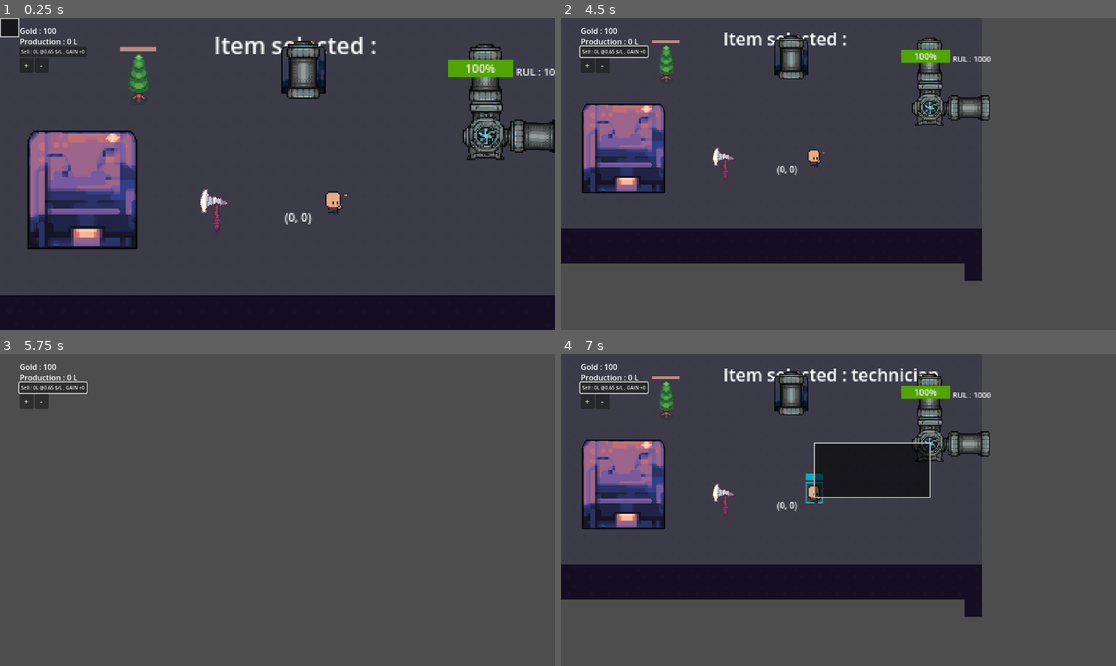
Above: before the commit, frames 1-4 (two rows, left to right).
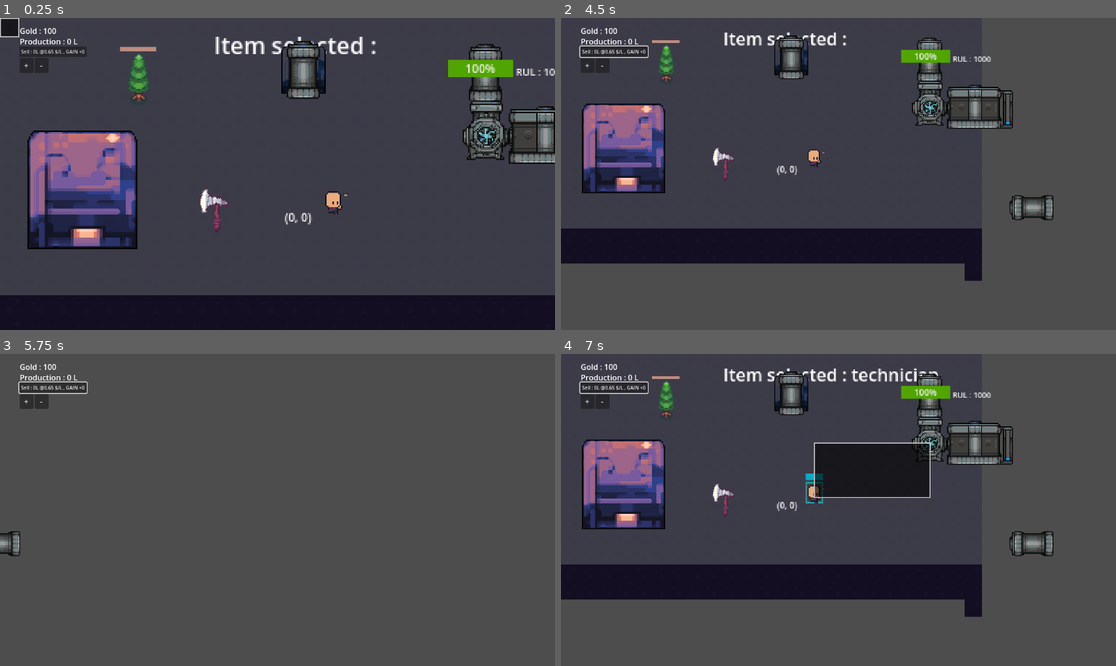
Above: after the commit, the same moments.

Repository: hsn-baqshi/maintenance_game
Game: Godot game, scene res://scenes/world.tscn
The game is run twice, just before and just after one commit, with the same random seed, the same clock (stepped at 60 frames per second) and the same inputs. The project has no main scene, so this scene is started directly. The engine's default icon, where the game draws it, is replaced by a stand-in: a white triangle on a blue panel in a dark square.
Inputs (mouse positions are in pixels of both pictures, inside the frame that each line leads up to):
- Up to frame 1 (0.25 s): no input
- Up to frame 2 (4.5 s): click "+" at 0.5 s; click "-" at 1.25 s; click "Sell : 0L @0.65 $/L , GAIN +0" at 2 s; tap Enter at 2.75 s; drag from (644, 189) to (699, 99) at 2.77 s; drag from (605, 174) to (699, 99) at 3.52 s; move the mouse to (1043, 133) at 4.27 s; hold Right (ui_right) from 4.28 s (still down); tap Mouse wheel down (WheelDown) at 4.35 s; click (1043, 133) at 4.42 s
- Up to frame 3 (5.75 s): release Right (ui_right) at 5 s; drag from (249, 572) to (111, 463) at 5.02 s
- Up to frame 4 (7 s): move the mouse to (1005, 556) at 5.77 s; press the mouse at (1005, 556) at 5.78 s; hold Left (ui_left) 5.78-6.5 s; release the mouse at (1005, 556) at 6.5 s; drag from (816, 497) to (932, 441) at 6.52 s

The runs differ from the first frame. In frame 1, 1.2% of the frame differs, in the area x 91-100%, y 28-47%; in frame 2, 1.4%, in the area x 69-89%, y 21-65%; in frame 3, 0.2%; in frame 4, 1.4%.
Error after the commit: Invalid call. Nonexistent function 'return_level' in base 'Nil'. (res://Scripts/barracks.gd:93)

Commit message:
added tank
added tank, and connected
made technician able to fix pump only with tools
fixed some other minor bug

Diff:
--- a/Global/Game.gd
+++ b/Global/Game.gd
@@ -10,7 +10,7 @@
 var Profit_margin = 100 # $/L
 var counter = 0
 var previous_margin
-
+var selected_body
 
 func gen_rand(x,y):
 	var rng = RandomNumberGenerator.new()
@@ -45,6 +45,8 @@
 		if return_something:
 			return spawnUnit
 
+func return_body(bodyy):
+	selected_body = bodyy
 
 
 func building_cursor(val):
--- a/Scripts/barracks.gd
+++ b/Scripts/barracks.gd
@@ -38,8 +38,9 @@
 @export var select_value : Label
 var outlet : bool = false
 var inlet : bool = false
-
+var inlet_source
 func _ready() -> void:
+	inlet_source = null
 	currTime = totalTime
 	if bar :
 		bar.max_value = fixing_time
@@ -52,36 +53,44 @@
 
 # Called every frame. 'delta' is the elapsed time since the previous frame.
 func _process(delta: float) -> void:
-	if bar :
-		bar.value = currTime
-	if currTime <= 0 :
-		body_entered.add_rank(1)
-		treeChopped()
-		currTime = totalTime
-
 	select_value.text = str(select)
-	if fixing_counter > 0 :
-		fixing_counter -= delta
-		if unit_nearby and fixing_counter <= 0 :
-			age = initial_age
-			fixable = false
-	if !outlet or !inlet :
-		production_rate = 0
-
-	counter += production_rate
-	if counter > 500 and age > 0:
-		#Game.Gold += 1
-		coinsCollected(10)
-		counter = 0
-	if age > 0 :
-		age -= 0.02*production_rate
-
-	if go_fix and unit_nearby:
-		go_fix = false
-		startChopping()
 	select.visible = selected
+
 	if is_pump:
-		if age <= 0 :
+		if bar :
+			bar.value = currTime
+		if currTime <= 0 :
+			body_entered.add_rank(1)
+			treeChopped()
+			currTime = totalTime
+
+
+		if fixing_counter > 0 :
+			fixing_counter -= delta
+			if unit_nearby and fixing_counter <= 0 :
+				age = initial_age
+				fixable = false
+
+		if !outlet or !inlet :
+			production_rate = 0
+
+		counter += production_rate
+		if counter > 500 and age > 0:
+			#Game.Gold += 1
+			coinsCollected(10)
+			counter = 0
+		if production_rate > 0 :
+			age -= 0.02*production_rate
+			if inlet_source != null :
+				inlet_source.reduce_level(true)
+		elif production_rate <= 0 :
+			if inlet_source != null :
+				inlet_source.reduce_level(false)
+		if go_fix and unit_nearby:
+			go_fix = false
+			startChopping()
+
+		if age <= 0 or inlet_source.return_level() <= 0:
 			production_rate = 0
 		age_label.text = "RUL : " + str(age)
 		age_bar.value = age
@@ -110,19 +119,20 @@
 
 
 func _on_mouse_entered() -> void:
-	if Game.unit_selected == "technician" and age < initial_age:
-		print("should be YES mouseEntered ", mouseEntered)
+	if Game.unit_selected == "technician" and age < initial_age and Game.selected_body.return_carrying() and Game.Gold >= 100 :
+
+		#print("should be YES mouseEntered ", mouseEntered)
 		Input.set_custom_mouse_cursor(building_cursor_icon)
 		fixing_counter = fixing_time
 		fixable = true
 	mouseEntered = true
-	print(mouseEntered)
+	#print(mouseEntered)
 
 
 func _on_mouse_exited() -> void:
 	mouseEntered = false
-	print(mouseEntered)
-	print("should be NOT mouseEntered ", mouseEntered)
+	#print(mouseEntered)
+	#print("should be NOT mouseEntered ", mouseEntered)
 	Input.set_custom_mouse_cursor(null)
 	fixable = false
 
@@ -149,18 +159,18 @@
 
 func _on_increase_button_down():
 	selected = true
-	if production_rate < max_production:
+	if production_rate < max_production and age > 0:
 		production_rate += production_step
-		print("the fan speed is : ",fan.rotation)
-		print("the production rate is : ",production_rate)
+		#print("the fan speed is : ",fan.rotation)
+		#print("the production rate is : ",production_rate)
 
 
 func _on_decrease_button_down() -> void:
 	selected = true
-	if production_rate > 0 :
+	if production_rate > 0 and age > 0 :
 		production_rate -= production_step
-		print("the fan speed is : ",fan.rotation)
-		print("the production rate is : ",production_rate)
+		#print("the fan speed is : ",fan.rotation)
+		#print("the production rate is : ",production_rate)
 
 
 func connect_pump(val,query=false):
@@ -184,22 +194,27 @@
 func treeChopped():
 	Game.Wood += 1
 	age = initial_age
+	Game.Gold -= 100
 	bar.visible=false
 
 
 func _on_stop_button_down() -> void:
 	selected = true
-	production_rate = 0
+	if age > 0 :
+		production_rate = 0
 
 
 func _on_accelerate_button_down() -> void:
 	selected = true
-	production_rate = max_production
+	if age > 0 :
+		production_rate = max_production
 
 
 func _on_outlet_area_area_entered(area: Area2D) -> void:
 	if area.is_in_group("inlet"):
+
 		outlet = true
+
 
 
 func _on_outlet_area_area_exited(area: Area2D) -> void:
@@ -207,11 +222,18 @@
 		outlet = false
 
 
+
 func _on_inlet_area_area_entered(area: Area2D) -> void:
 	if area.is_in_group("outlet"):
+		print("there is an area")
 		inlet = true
-
+		print(area.get_parent())
+		if area.get_parent().is_in_group("tank"):
+			inlet_source = area.get_parent()
+			print("there is a tank")
 
 func _on_inlet_area_area_exited(area: Area2D) -> void:
 	if area.is_in_group("outlet"):
 		inlet = false
+		if area.get_parent().is_in_group("tank"):
+			inlet_source = null
--- /dev/null
+++ b/Scripts/tank.gd
@@ -0,0 +1,22 @@
+extends StaticBody2D
+
+@export var level_bar : ProgressBar
+var level : float = 10
+var reduce : bool = false
+# Called when the node enters the scene tree for the first time.
+func _ready() -> void:
+	pass
+
+
+# Called every frame. 'delta' is the elapsed time since the previous frame.
+func _process(delta: float) -> void:
+	level_bar.value = level
+	if reduce and level > 0:
+		level -= delta
+		if level <= 0 :
+			level = 0
+func reduce_level(val):
+	reduce = val
+
+func return_level():
+	return level
--- a/Scripts/technician.gd
+++ b/Scripts/technician.gd
@@ -78,12 +78,13 @@
 		energy += 0.05
 	if abs(velocity) > Vector2.ZERO and picked_up_object != null :
 		energy -= 0.1
-	print("the velocity is ",abs(velocity))
+	#print("the velocity is ",abs(velocity))
+
 func _process(delta):
 	energy_bar.value = energy
-	if picked_up_object != null:
-		print("the picked up object is : ",picked_up_object.position)
-		print("my location is ",position)
+	#if picked_up_object != null:
+		#print("the picked up object is : ",picked_up_object.position)
+		#print("my location is ",position)
 	chill.text = str(get_velocity())
 	drop_button.visible = is_carrying
 	if picked_up_object == null:
@@ -94,8 +95,10 @@
 		speed = 50
 	if selected:
 		Game.building_cursor("technician")
+		Game.return_body(self)
 	elif !selected:
 		Game.building_cursor("")
+		Game.return_body(null)
 
 	if velocity.x > 0 :
 		spritee.flip_h = false
@@ -109,7 +112,7 @@
 
 func _on_mouse_entered() -> void:
 	mouseEntered = true
-	print("I am hovering over the guy")
+	#print("I am hovering over the guy")
 
 func _on_mouse_exited() -> void:
 	mouseEntered = false
--- a/project.godot
+++ b/project.godot
@@ -24,6 +24,7 @@
 spare=""
 outlet=""
 inlet=""
+tank=""
 
 [input]
 
--- /dev/null
+++ b/scenes/tank.tscn
@@ -0,0 +1,44 @@
+[gd_scene load_steps=7 format=3 uid="uid://d0sfja0olm3ls"]
+
+[ext_resource type="Script" path="res://Scripts/tank.gd" id="1_3h3ar"]
+[ext_resource type="Texture2D" uid="uid://dx1mkphb8xqs1" path="res://assets/tank.png" id="1_d56pb"]
+
+[sub_resource type="StyleBoxFlat" id="StyleBoxFlat_1gqn6"]
+bg_color = Color(0.34902, 0.34902, 0.34902, 1)
+
+[sub_resource type="StyleBoxFlat" id="StyleBoxFlat_r3uux"]
+bg_color = Color(0, 0.627536, 0.988401, 1)
+
+[sub_resource type="RectangleShape2D" id="RectangleShape2D_315go"]
+size = Vector2(47, 35)
+
+[sub_resource type="RectangleShape2D" id="RectangleShape2D_ksop4"]
+size = Vector2(61, 38)
+
+[node name="tank" type="StaticBody2D" node_paths=PackedStringArray("level_bar") groups=["inlet", "outlet", "tank"]]
+script = ExtResource("1_3h3ar")
+level_bar = NodePath("ProgressBar")
+
+[node name="ProgressBar" type="ProgressBar" parent="."]
+offset_left = 23.0
+offset_top = 17.0
+offset_right = 53.0
+offset_bottom = 22.0
+rotation = -1.5708
+theme_override_styles/background = SubResource("StyleBoxFlat_1gqn6")
+theme_override_styles/fill = SubResource("StyleBoxFlat_r3uux")
+value = 50.0
+show_percentage = false
+
+[node name="CollisionShape2D" type="CollisionShape2D" parent="."]
+position = Vector2(-4.5, 1.5)
+shape = SubResource("RectangleShape2D_315go")
+
+[node name="Sprite2D" type="Sprite2D" parent="."]
+texture = ExtResource("1_d56pb")
+
+[node name="Area2D" type="Area2D" parent="." groups=["inlet", "outlet", "tank"]]
+
+[node name="CollisionShape2D" type="CollisionShape2D" parent="Area2D" groups=["inlet", "outlet"]]
+position = Vector2(-0.5, 1)
+shape = SubResource("RectangleShape2D_ksop4")
--- a/scenes/world.tscn
+++ b/scenes/world.tscn
@@ -11,6 +11,7 @@
 [ext_resource type="PackedScene" uid="uid://c418k6jh0lbut" path="res://scenes/technician.tscn" id="9_q4psk"]
 [ext_resource type="PackedScene" uid="uid://drsn7mgoevtyq" path="res://scenes/pipe.tscn" id="10_y8y5d"]
 [ext_resource type="PackedScene" uid="uid://17dtd8w3jwee" path="res://scenes/canon.tscn" id="11_nvjjg"]
+[ext_resource type="PackedScene" uid="uid://d0sfja0olm3ls" path="res://scenes/tank.tscn" id="12_pqqjw"]
 
 [sub_resource type="StyleBoxFlat" id="StyleBoxFlat_dhy0r"]
 bg_color = Color(0, 0, 0, 0.611765)
@@ -1804,6 +1805,8 @@
 position = Vector2(57, 119)
 
 [node name="pump" parent="." instance=ExtResource("8_3tcgp")]
+z_index = 1
+y_sort_enabled = true
 position = Vector2(331, 73)
 
 [node name="technician" parent="." instance=ExtResource("9_q4psk")]
@@ -1821,11 +1824,16 @@
 position = Vector2(149, 131)
 
 [node name="pipe" parent="." instance=ExtResource("10_y8y5d")]
-position = Vector2(371, 82)
+y_sort_enabled = true
+position = Vector2(429, 173)
 rotation = -1.57079
 
 [node name="pipe2" parent="." instance=ExtResource("10_y8y5d")]
+y_sort_enabled = true
 position = Vector2(336, 38)
 
 [node name="canon" parent="." instance=ExtResource("11_nvjjg")]
 position = Vector2(210, 36)
+
+[node name="tank" parent="." instance=ExtResource("12_pqqjw")]
+position = Vector2(382, 81)
Binary file added: assets/tank.png
Not shown, added: assets/tank.png.import
Not shown: 1 places in scenes/world.tscn that only renumber resources
